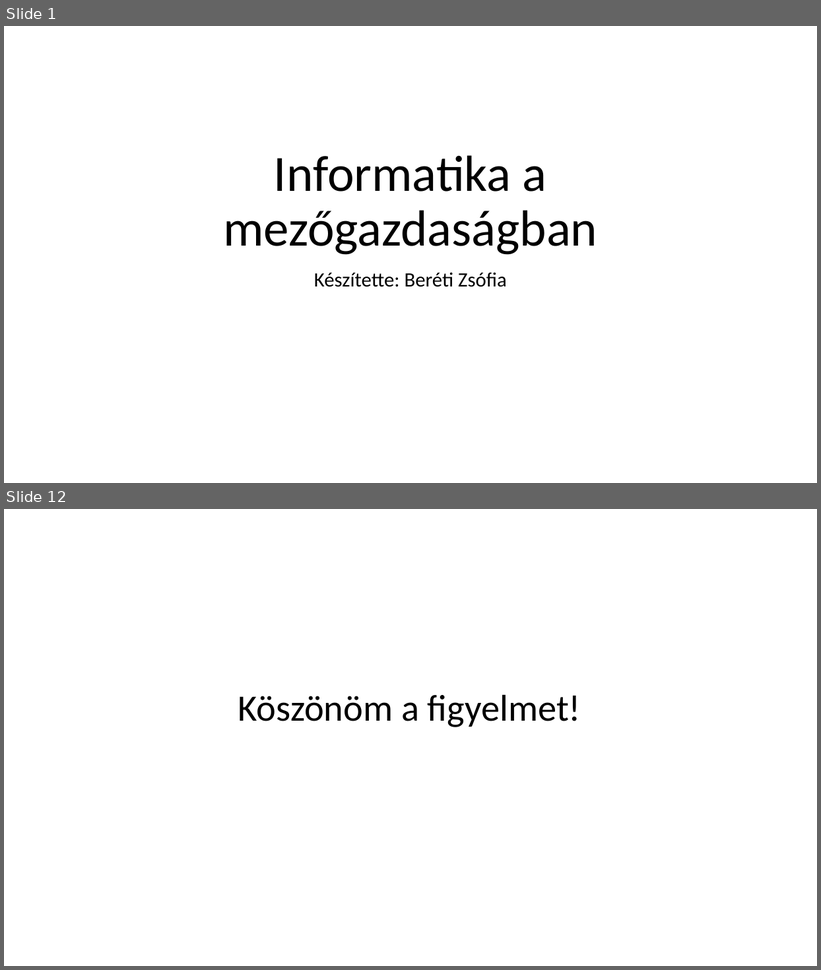
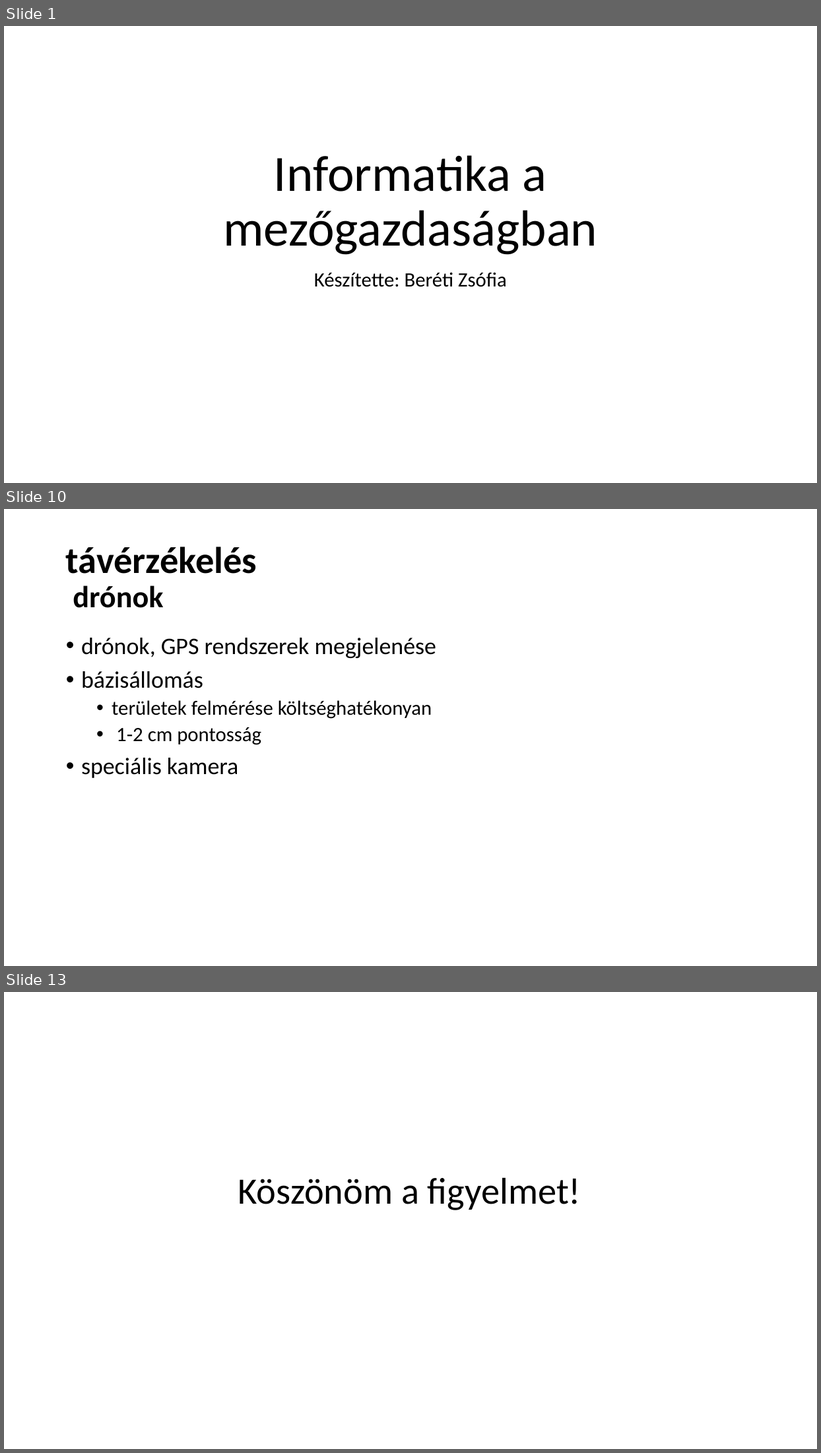
Before and after one commit to dzsofri/paprika, a slide deck: Informatika a mezőgazdaságban.pptx. Shown one above the other, each under a label of ours: slides 1 and 12 before the commit, slides 1, 10 and 13 after it; the slides between them are not shown. The pictures are 821x970 and 821x1453 pixels, drawn with LibreOffice and Linux fonts; fonts in the diff are those of the drawing. Boxes give left, top, right and bottom in pixels: in the first picture for what was removed or moved away, otherwise in the second. Text is boxed around its words. In the diff, an @@ line names an element or a change of style, - is before the commit and + after.

```diff
--- a/Informatika a mezőgazdaságban.pptx
+++ b/Informatika a mezőgazdaságban.pptx
@@ slide 10 added at [4,509,817,966], background #FFFFFF @@
@@ title added at [66,547,257,608], 44 pt, text #000000, bold @@
+távérzékelés
+drónok
@@ text added at [81,638,437,778], 28 pt, text #000000 @@
+• drónok, GPS rendszerek megjelenése
+• bázisállomás
+  • területek felmérése költséghatékonyan
+  • 1-2 cm pontosság
+• speciális kamera
@@ what was slide 12 is now slide 13 @@
```
Also in this commit, not shown: 4 slides changed, 6 other slides added, 6 slides removed.
